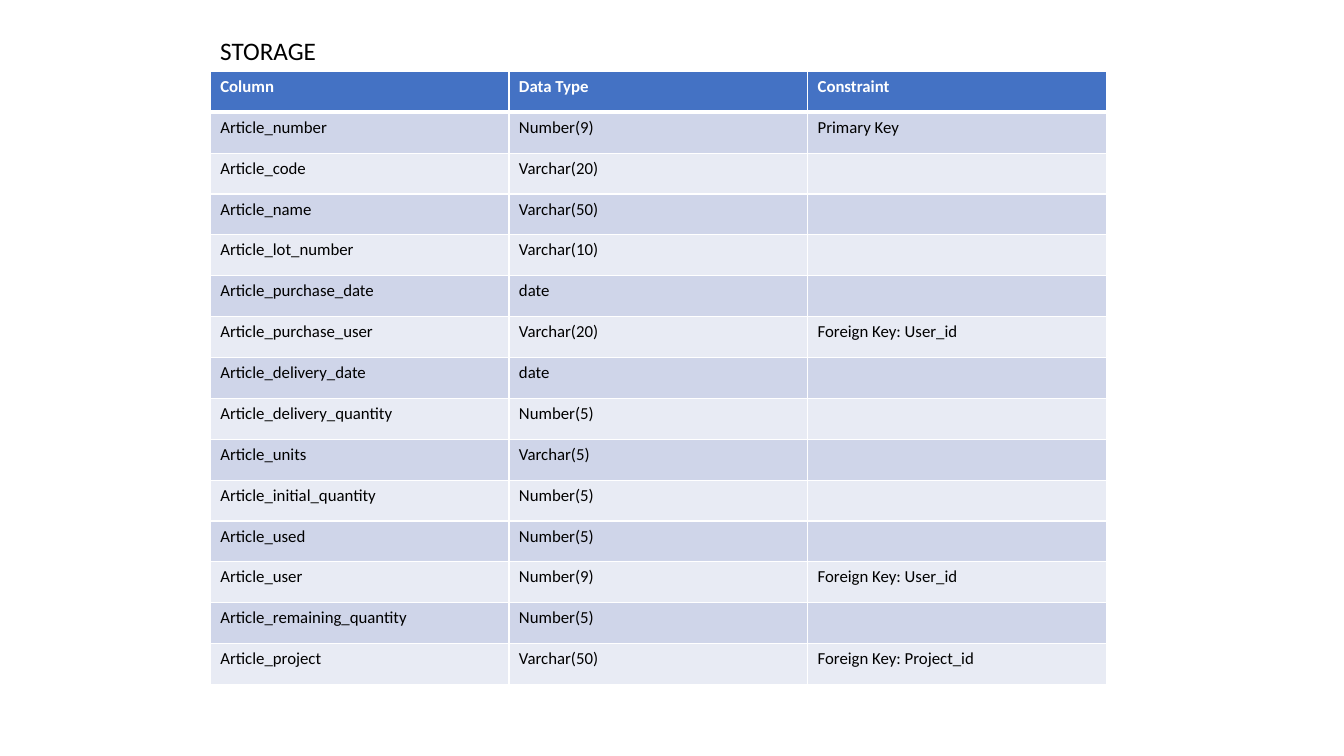
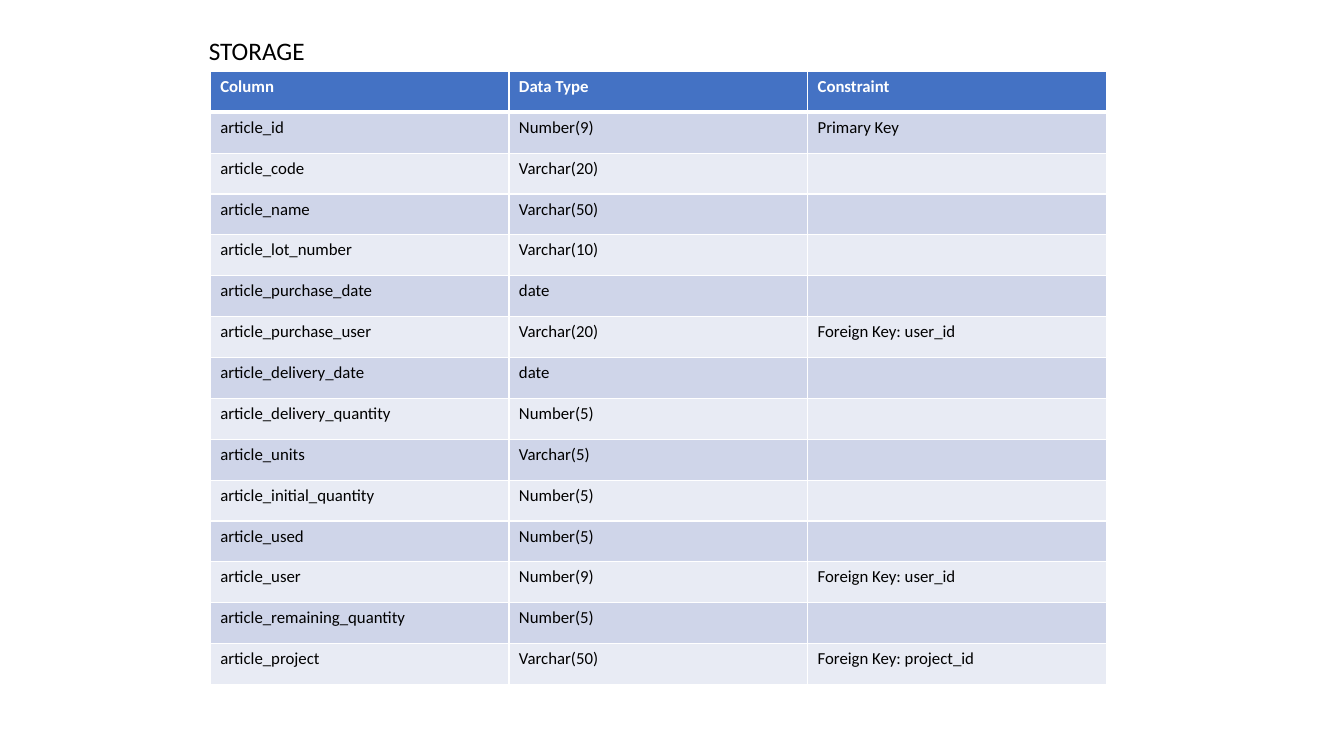
Before and after one commit to Wiktor2013/stronka, a slide deck: slide 1 of website/baza_danych_graciarnia.pptx. Drawn at 1344x756 pixels with LibreOffice and Linux fonts; fonts in the diff are those of the drawing. Boxes give left, top, right and bottom in pixels: in the first picture for what was removed or moved away, otherwise in the second. Text is boxed around its words. In the diff, an @@ line names an element or a change of style, - is before the commit and + after.

```diff
--- a/website/baza_danych_graciarnia.pptx
+++ b/website/baza_danych_graciarnia.pptx
@@ text "STORAGE": place and size @@
-text "STORAGE" at bbox=[220, 43, 316, 60]
+text "STORAGE" at bbox=[209, 43, 305, 60]
@@ table at bbox=[211, 72, 1106, 685] @@
-row 2, column 1: Article_number
+row 2, column 1: article_id
-row 3, column 1: Article_code
+row 3, column 1: article_code
-row 4, column 1: Article_name
+row 4, column 1: article_name
-row 5, column 1: Article_lot_number
+row 5, column 1: article_lot_number
-row 6, column 1: Article_purchase_date
+row 6, column 1: article_purchase_date
-row 7, column 1: Article_purchase_user
+row 7, column 1: article_purchase_user
-row 7, column 3: Foreign Key: User_id
+row 7, column 3: Foreign Key: user_id
-row 8, column 1: Article_delivery_date
+row 8, column 1: article_delivery_date
-row 9, column 1: Article_delivery_quantity
+row 9, column 1: article_delivery_quantity
-row 10, column 1: Article_units
+row 10, column 1: article_units
-row 11, column 1: Article_initial_quantity
+row 11, column 1: article_initial_quantity
-row 12, column 1: Article_used
+row 12, column 1: article_used
-row 13, column 1: Article_user
+row 13, column 1: article_user
-row 13, column 3: Foreign Key: User_id
+row 13, column 3: Foreign Key: user_id
-row 14, column 1: Article_remaining_quantity
+row 14, column 1: article_remaining_quantity
-row 15, column 1: Article_project
+row 15, column 1: article_project
-row 15, column 3: Foreign Key: Project_id
+row 15, column 3: Foreign Key: project_id
@@ fill #CFD5EA to #CFD5E9 in 21 cells @@
@@ fill #E9EBF5 to #E8EBF4 in 21 cells @@
@@ borders changed @@
```
Also in this commit, not shown: 4 other slides changed, 8 other files.
